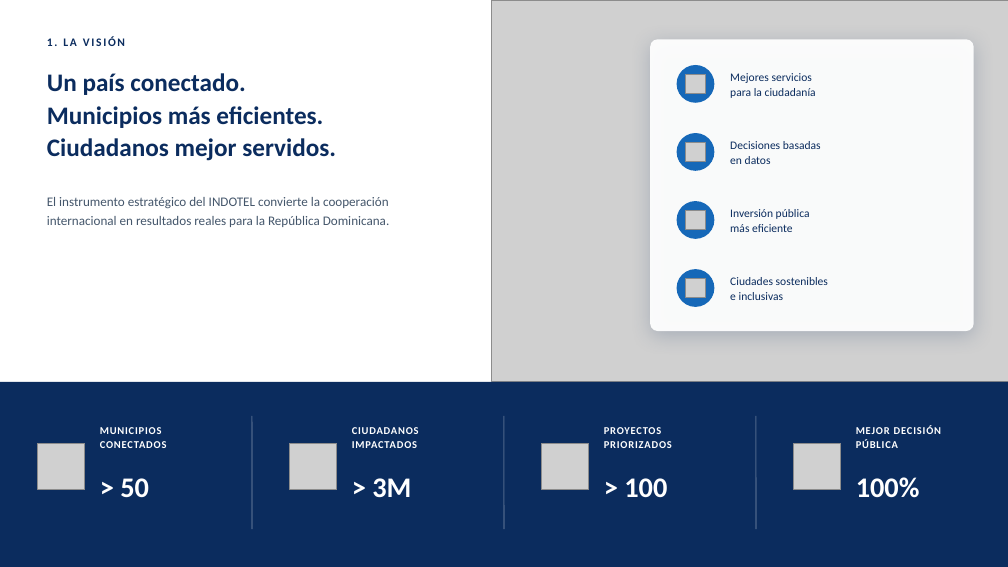
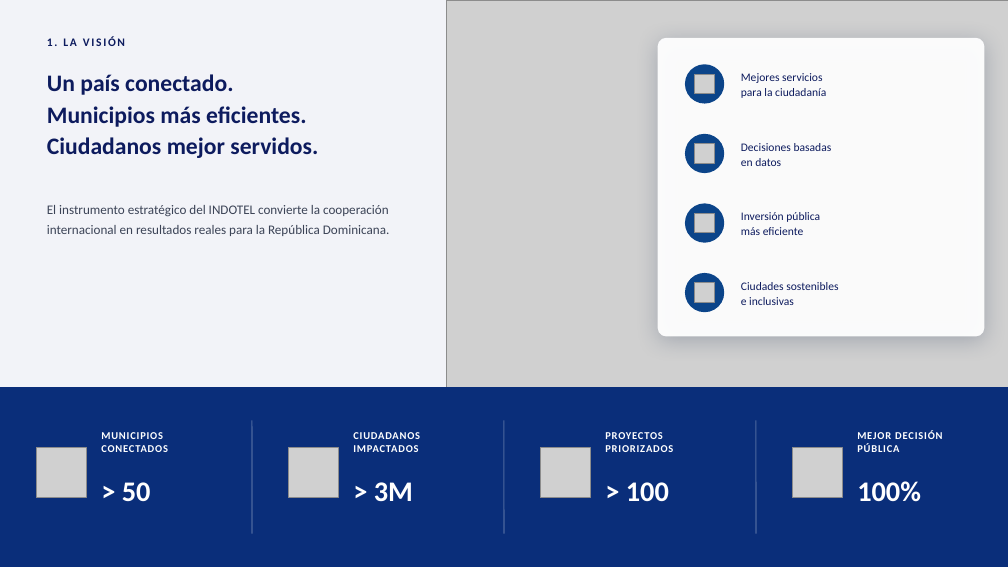
Before and after one commit to morningstar-code/bolt.diy, a slide deck: slide 2 of presentaciones/indotel-ciudades-inteligentes/INDOTEL-Estrategia-Nacional-Ciudades-Inteligentes.pptx. Drawn at 1008x567 pixels with LibreOffice and Linux fonts; fonts in the diff are those of the drawing; grey boxes stand for pictures. Boxes give left, top, right and bottom in pixels: in the first picture for what was removed or moved away, otherwise in the second. Text is boxed around its words. In the diff, an @@ line names an element or a change of style, - is before the commit and + after.

```diff
--- a/presentaciones/indotel-ciudades-inteligentes/INDOTEL-Estrategia-Nacional-Ciudades-Inteligentes.pptx
+++ b/presentaciones/indotel-ciudades-inteligentes/INDOTEL-Estrategia-Nacional-Ciudades-Inteligentes.pptx
@@ background #FFFFFF to #F2F3F8 @@
@@ picture: place and size @@
-picture at (492, 0, 1008, 382)
+picture at (446, 0, 1008, 387)
@@ rounded rectangle: place and size @@
-rounded rectangle at (650, 39, 974, 331)
+rounded rectangle at (658, 38, 985, 337)
@@ rounded rectangle at (658, 38, 985, 337): fill #FFFFFF at 94% opacity to #FFFFFF at 95% opacity; shadow changed; proportions changed @@
@@ text "Un país conectado." at (47, 74, 318, 158): size 24 to 22.5 pt, text colour #0B2C5E to #0D1B5E; line spacing 31pt to 30pt @@
@@ text "Mejores servicios": place and size @@
-text "Mejores servicios" at (730, 73, 816, 98)
+text "Mejores servicios" at (741, 73, 826, 98)
@@ 3 ellipses, 2 pictures: place and size @@
-3 ellipses, 2 pictures at (677, 65, 715, 239)
+3 ellipses, 2 pictures at (685, 64, 724, 243)
@@ text "Decisiones basadas": place and size @@
-text "Decisiones basadas" at (730, 141, 821, 164)
+text "Decisiones basadas" at (741, 143, 832, 166)
@@ text "El instrumento estratégico del INDOTEL ...": place and size @@
-text "El instrumento estratégico del INDOTEL ..." at (47, 197, 390, 227)
+text "El instrumento estratégico del INDOTEL ..." at (47, 205, 390, 236)
@@ text "El instrumento estratégico del INDOTEL ..." at (47, 205, 390, 236): text colour #44566B to #3B4356; line spacing 18pt to 18.5pt @@
@@ text "Inversión pública": place and size @@
-text "Inversión pública" at (730, 209, 810, 232)
+text "Inversión pública" at (741, 212, 820, 235)
@@ fill #1668B8 to #0B4489 in 4 elements at (685, 64, 724, 104), (685, 134, 724, 173), (685, 203, 724, 243), (685, 273, 724, 312) @@
@@ 2 pictures, 1 ellipse: place and size @@
-2 pictures, 1 ellipse at (677, 210, 715, 307)
+2 pictures, 1 ellipse at (685, 213, 724, 312)
@@ text colour #0B2C5E to #0D1B5E in 5 elements at (47, 37, 125, 46), (741, 73, 826, 98), (741, 143, 832, 166), (741, 212, 820, 235), (741, 282, 838, 305) @@
@@ text "Ciudades sostenibles": place and size @@
-text "Ciudades sostenibles" at (730, 277, 828, 300)
+text "Ciudades sostenibles" at (741, 282, 838, 305)
@@ rectangle: place and size @@
-rectangle at (0, 382, 1008, 567)
+rectangle at (0, 387, 1008, 567)
@@ rectangle at (0, 387, 1008, 567): fill #0B2C5E to #0A2E7A @@
@@ 8 texts, 4 pictures, 3 lines: place and size @@
-8 texts, 4 pictures, 3 lines at (38, 416, 941, 529)
+8 texts, 4 pictures, 3 lines at (36, 420, 942, 534)
```
Also in this commit, not shown: 11 other slides changed, 4 other files.
